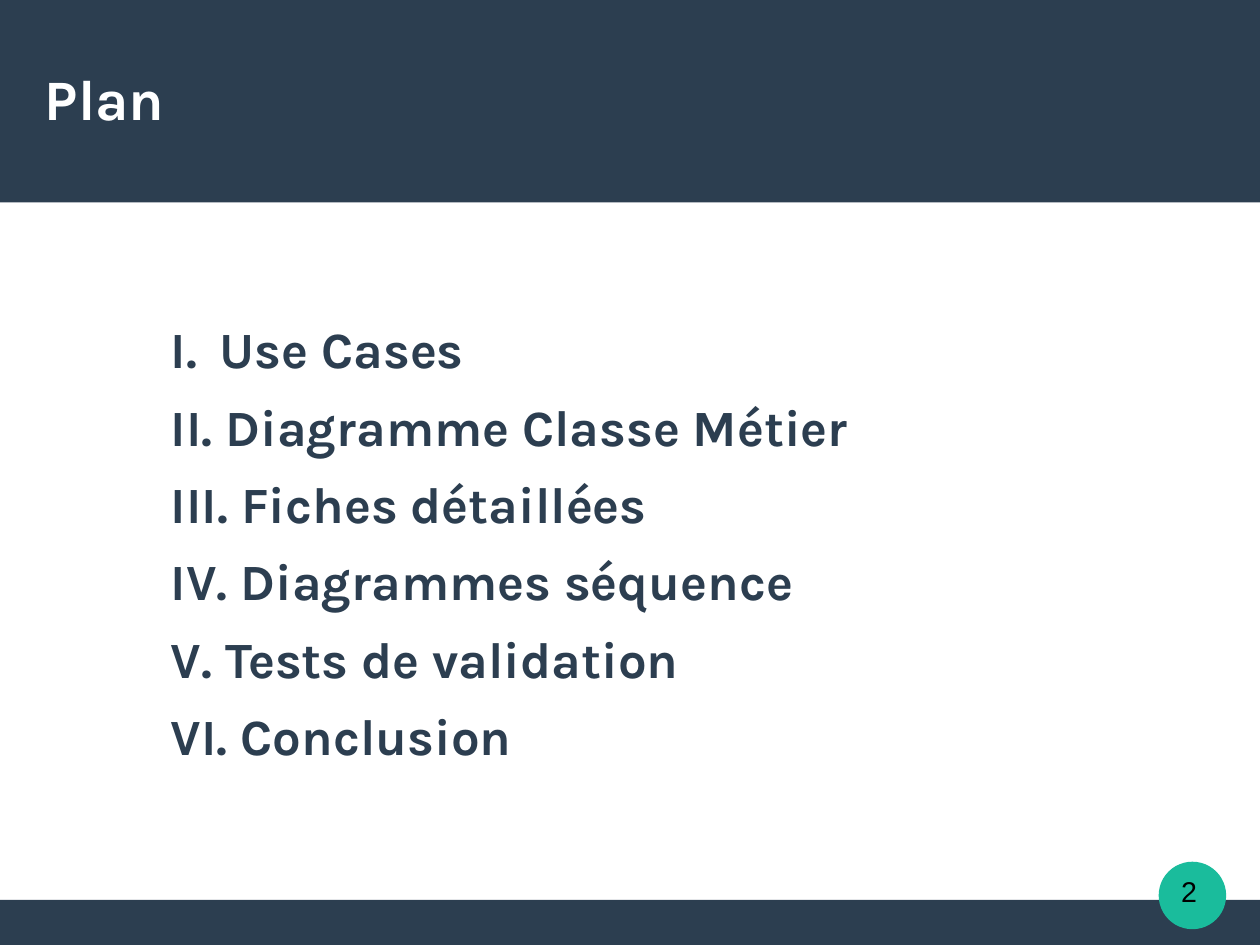
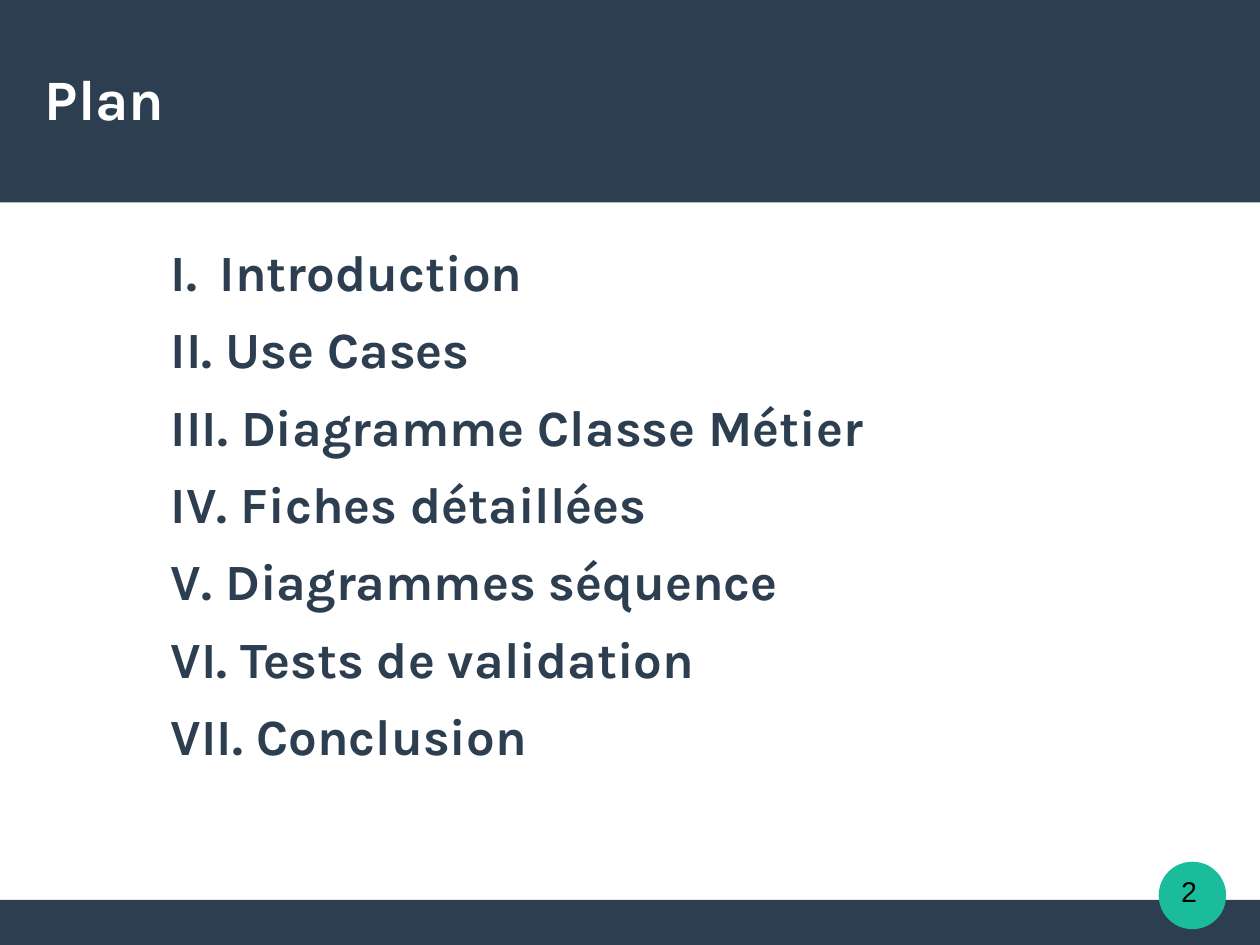
Before and after one commit to natmaurice/tme-il-smartbuilders, a slide deck: slide 2 of IL.odp. Drawn at 1260x945 pixels with LibreOffice and Linux fonts; fonts in the diff are those of the drawing. Boxes give left, top, right and bottom in pixels: in the first picture for what was removed or moved away, otherwise in the second. Text is boxed around its words. In the diff, an @@ line names an element or a change of style, - is before the commit and + after.

```diff
--- a/IL.odp
+++ b/IL.odp
@@ text at (x1=220, y1=255, x2=523, y2=292): paragraph added @@
+    I. Introduction
```
Also in this commit, not shown: 4 other slides changed.
